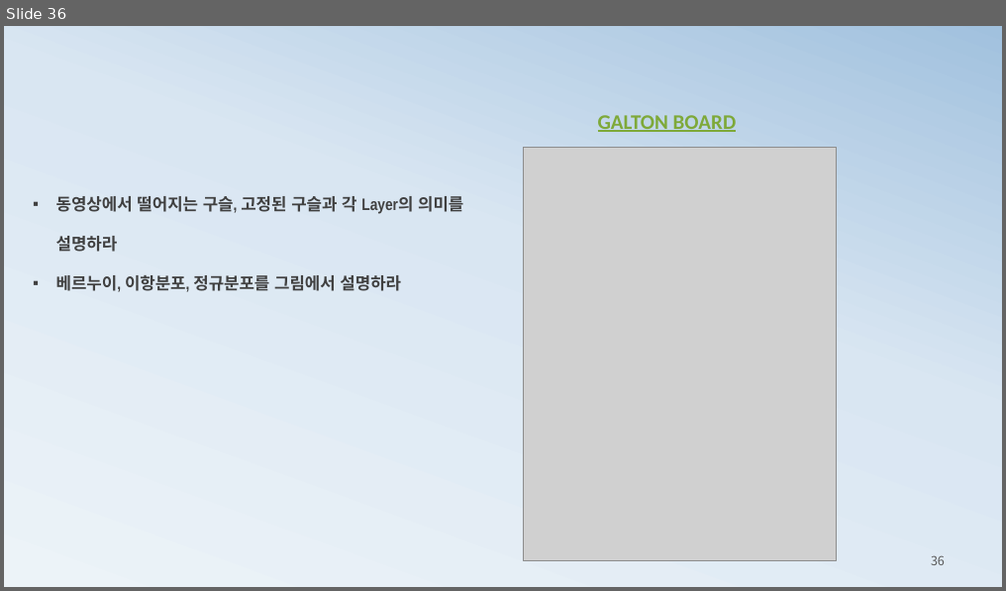
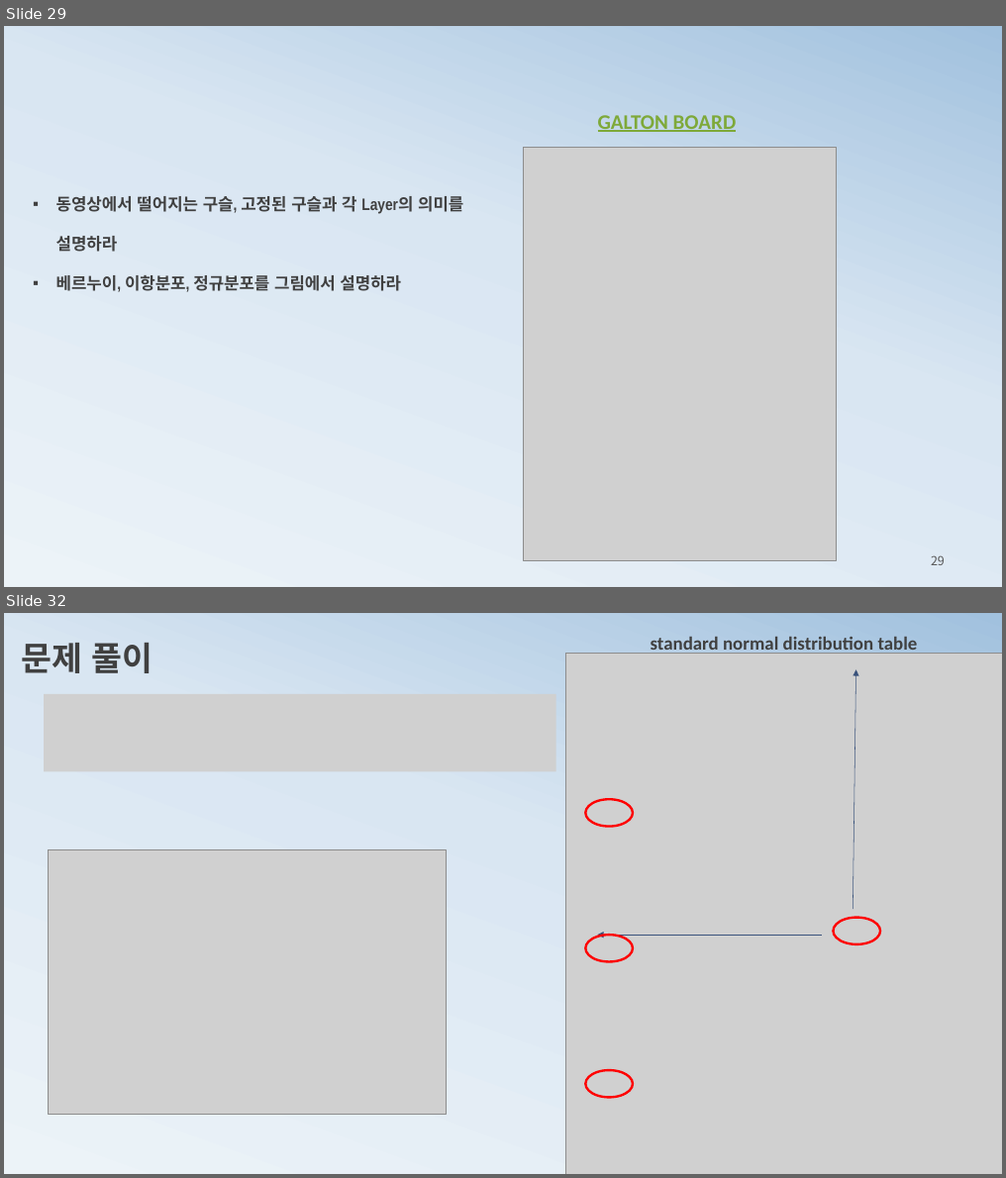
Before and after one commit to ancestor9/mathematics-for-machine-learning, a slide deck: 3_probability theory for machine learning.pptx. Shown one above the other, each under a label of ours: slide 36 before the commit, slides 29 and 32 after it; the slides between them are not shown. The pictures are 1006x591 and 1006x1178 pixels, drawn with LibreOffice and Linux fonts; fonts in the diff are those of the drawing; grey boxes stand for pictures. Boxes give left, top, right and bottom in pixels: in the first picture for what was removed or moved away, otherwise in the second. Text is boxed around its words. In the diff, an @@ line names an element or a change of style, - is before the commit and + after.

```diff
--- a/3_probability theory for machine learning.pptx
+++ b/3_probability theory for machine learning.pptx
@@ slide 32 added at [4, 613, 1002, 1174], background gradient #ECF3F8 to #D9E6F2 to #A1C1DE @@
@@ text added at [650, 636, 918, 654], 18 pt, text #404040, bold @@
+standard normal distribution table
@@ text added at [21, 643, 152, 673], 32 pt, text #404040, bold @@
+문제 풀이
@@ picture added at [565, 653, 1002, 1174] @@
@@ arrow added from (853, 909) to (856, 669), #39527B 0.5 pt @@
@@ picture added at [44, 694, 555, 771] @@
@@ ellipse added at [586, 799, 633, 827], outline #FF0000 2.25 pt @@
@@ picture added at [49, 850, 446, 1115] @@
@@ ellipse added at [586, 935, 633, 961], outline #FF0000 2.25 pt @@
@@ arrow added from (822, 935) to (597, 935), #39527B 0.5 pt @@
@@ ellipse added at [833, 918, 880, 945], outline #FF0000 2.25 pt @@
@@ picture added at [752, 956, 964, 1009] @@
@@ ellipse added at [586, 1070, 633, 1097], outline #FF0000 2.25 pt @@
@@ what was slide 36 is now slide 29 @@
@@ page number at [931, 556, 944, 566]: text changed @@
-36
+29
```
Also in this commit, not shown: 6 slides changed, 3 other slides added, 1 slide removed.
